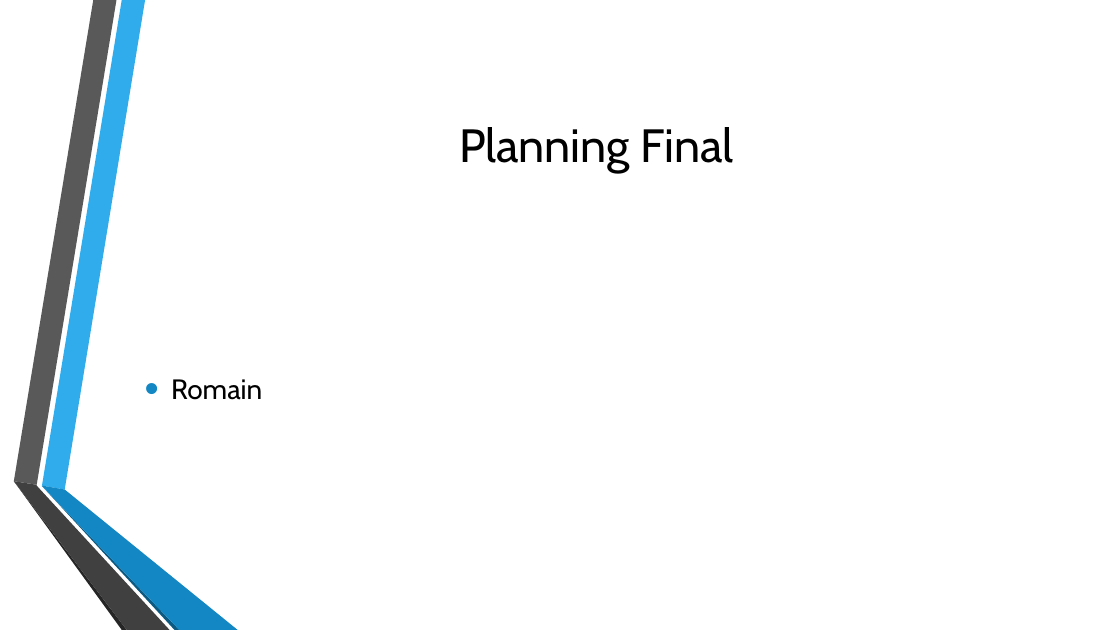
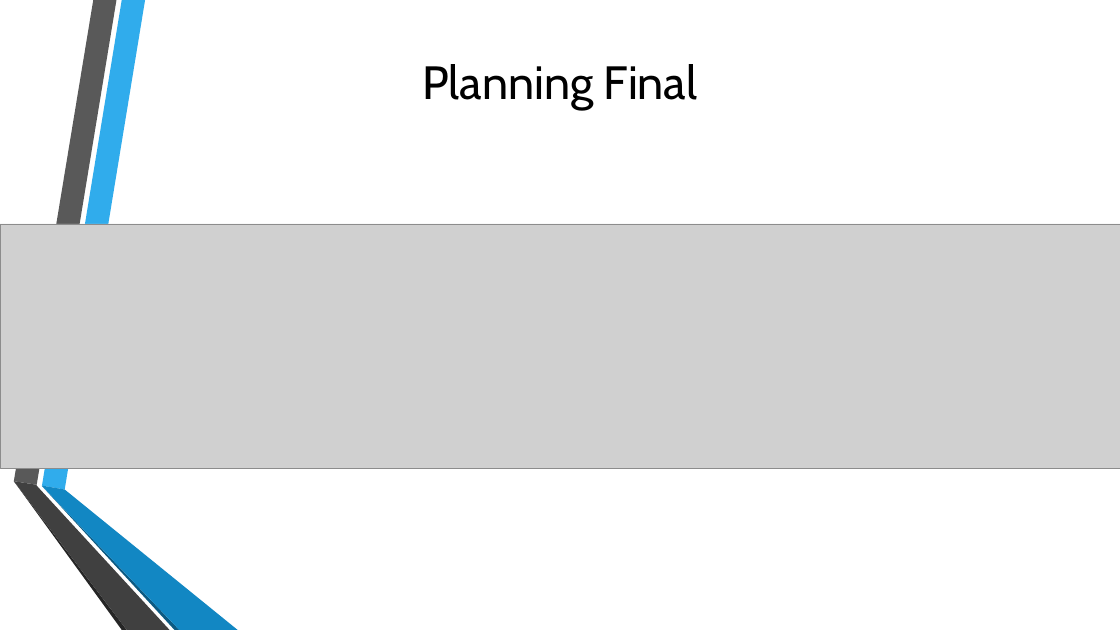
Before and after one commit to Chycrat/snir-co, a slide deck: slide 26 of LIVRABLE-4/Présentation livrable 4.pptx. Drawn at 1120x630 pixels with LibreOffice and Linux fonts; fonts in the diff are those of the drawing; grey boxes stand for pictures; background and template pictures are left out. Boxes give left, top, right and bottom in pixels: in the first picture for what was removed or moved away, otherwise in the second. Text is boxed around its words. In the diff, an @@ line names an element or a change of style, - is before the commit and + after.

Commit message:
partie indicateur, mcd, planning final

```diff
--- a/LIVRABLE-4/Présentation livrable 4.pptx
+++ b/LIVRABLE-4/Présentation livrable 4.pptx
@@ title "Planning Final": place and size @@
-title "Planning Final" at [459, 127, 734, 173]
+title "Planning Final" at [423, 64, 697, 110]
@@ picture added at [0, 224, 1120, 469] @@
@@ text removed at [171, 379, 262, 400] @@
-• Romain
```
Also in this commit, not shown: 4 other slides changed.
